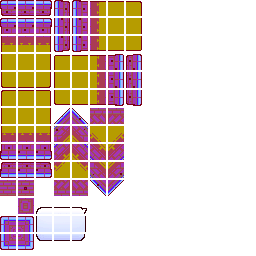
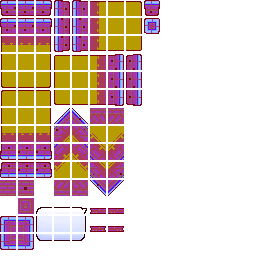
Layered file, before and after one edit (256x256). Changes by layer:
painted on "그룹 2 - 고급 개체 그룹" over (90, 0, 160, 232)
